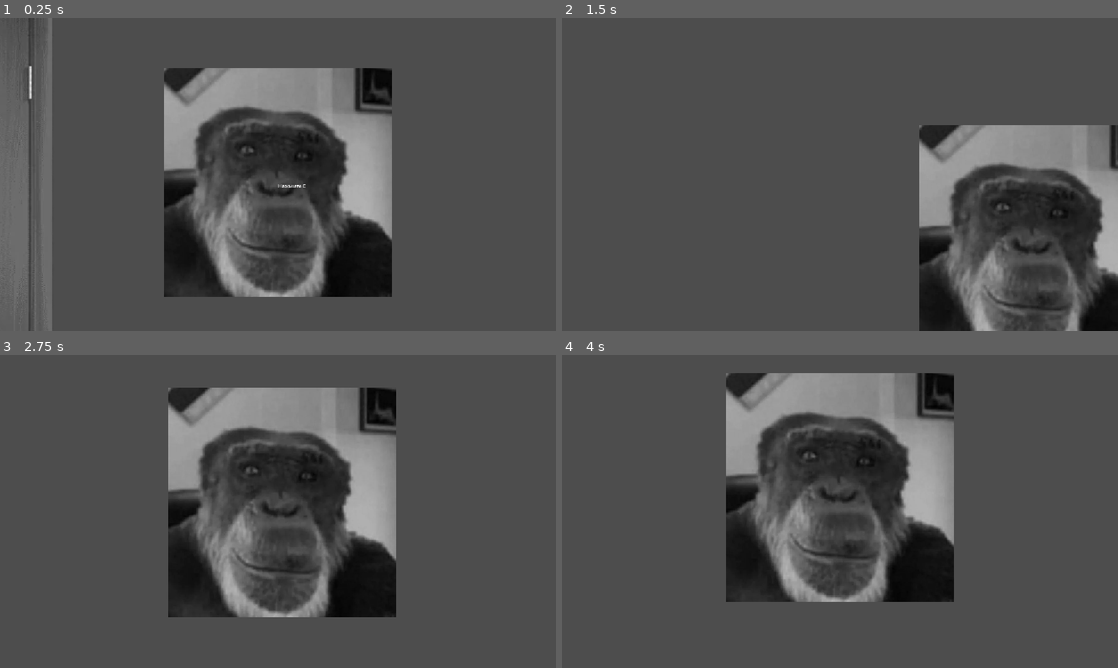
Above: before the commit, frames 1-4 (two rows, left to right).
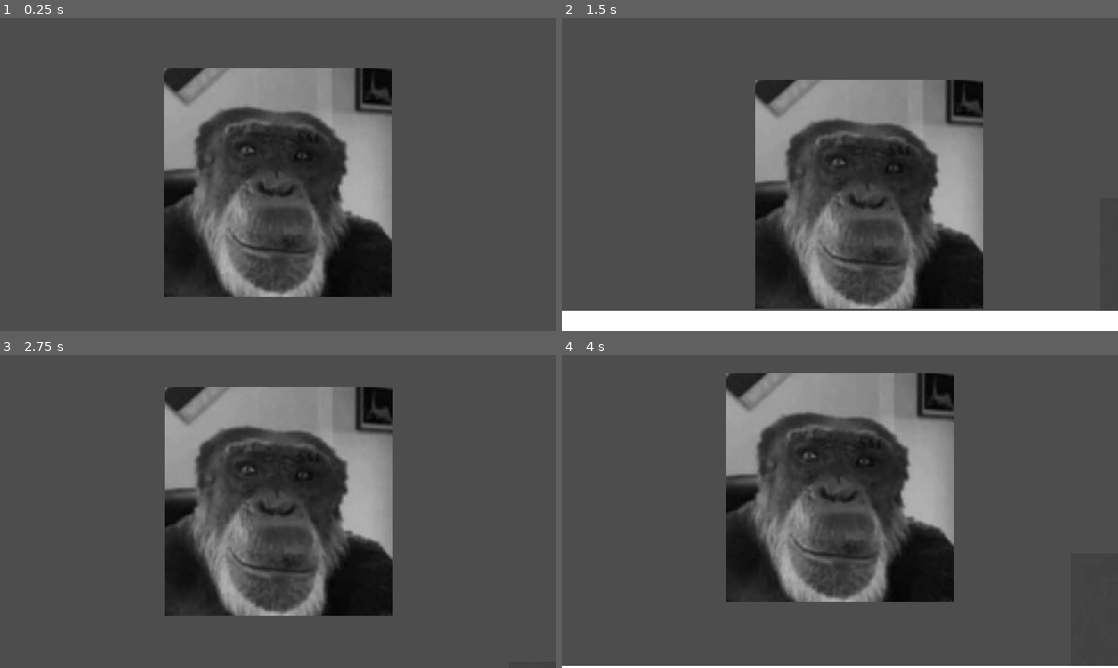
Above: after the commit, the same moments.

Repository: JustMan444/Game
Game: Godot game, scene res://scenes/улица.tscn
The game is run twice, just before and just after one commit, with the same random seed, the same clock (stepped at 60 frames per second) and the same inputs. This scene is started directly instead of the project's main scene. Sound files missing from this copy of the repository are replaced by a short silence.
Inputs (mouse positions are in pixels of both pictures, inside the frame that each line leads up to):
- Up to frame 1 (0.25 s): no input
- Up to frame 2 (1.5 s): tap Enter (ui_accept) at 0.5 s; move the mouse to (962, 158) at 0.52 s; hold D (move_right) 0.53-1.28 s; tap E (interact) at 0.6 s; click (962, 158) at 0.67 s; tap Space (jump) at 0.77 s; move the mouse to (812, 174) at 1.27 s; hold W (move_forward) from 1.28 s (still down); tap 1 at 1.35 s
- Up to frame 3 (2.75 s): keep holding W (move_forward); tap Space (jump) at 1.52 s; move the mouse to (289, 505) at 2.02 s; tap 2 at 2.1 s
- Up to frame 4 (4 s): keep holding W (move_forward); move the mouse to (834, 517) at 2.77 s; tap 3 at 2.85 s; click (834, 517) at 2.92 s; tap Space (jump) at 3.02, 3.77 s; move the mouse to (878, 514) at 3.52 s; tap C at 3.6 s

The runs differ from the first frame. In frame 1, 4.0% of the frame differs, in the area x 0-55%, y 0-100%; in frame 2, 37%, in the area x 0-100%, y 19-100%; in frame 3, 3.9%; in frame 4, 0.7%.

Commit message:
доделываю плохуй концовку
ой епта какую плохуй плохую! я не сомневался в себе хах

Diff:
--- /dev/null
+++ b/scenes/final.gd
@@ -0,0 +1,32 @@
+extends Area2D
+
+var triggered: bool = false
+
+func _ready():
+	body_entered.connect(_on_body_entered)
+
+func _on_body_entered(body: Node):
+	if body.name == "Player2D" and not triggered:
+		triggered = true
+		GlobalVars.isFinal = true
+		_start_invisible_choice()
+
+func _start_invisible_choice():
+	var player = get_tree().current_scene.find_child("Player2D", true, false)
+	if player:
+		player.set_physics_process(false)
+	Effects.fade_to()
+	Effects.flash()
+	Subtitle.show_text("What?!")
+	await Subtitle.text_finished
+	Subtitle.show_text("What did you say? Is something wrong?")
+	await Subtitle.text_finished
+	Subtitle.show_text("No, no, everything is fine.")
+	await Subtitle.text_finished
+	Subtitle.show_text("(Man, I'm being so weird right now! After such a strange day, that actually makes sense. What if I go back?!)")
+	await Subtitle.text_finished
+	Subtitle.show_text("It’s just that I really dislike weird people because of a certain incident... but whatever.")
+	await Subtitle.text_finished
+	if player:
+		player.set_physics_process(true)
+		print("теперь выбор только за игроком")
--- /dev/null
+++ b/scenes/hsghsh.gd
@@ -0,0 +1,9 @@
+extends Area2D
+
+func _ready():
+	body_entered.connect(_on_body_entered)
+
+func _on_body_entered(body: Node):
+	if body.name == "Player2D" and not GlobalVars.whyr:
+		GlobalVars.whyr = true
+		Subtitle.show_text("(Maybe I should go back to my shift? But yeah, that would be rude... and it would probably look weird if I worked two shifts in a row.)")
--- a/scenes/objects/player_2d.tscn
+++ b/scenes/objects/player_2d.tscn
@@ -11,7 +11,7 @@
 
 [node name="Player2D" type="CharacterBody2D" unique_id=186757084]
 script = ExtResource("1_itixg")
-speed = 4000.0
+speed = 600.0
 jump_velocity = -1000.0
 
 [node name="Sprite" type="Sprite2D" parent="." unique_id=1531746195]
--- a/scenes/why.gd
+++ b/scenes/why.gd
@@ -1,27 +1,71 @@
 extends Area2D
+
+# Вбей сюда в инспекторе координату X, КУДА куб должен приехать (например, 3500)
+@export var target_x: float = 3892.0
+
+# Фиксированная скорость куба (600 пикселей в секунду, как у игрока)
+@export var speed: float = 601.0
+
+var is_moving: bool = false
+var player_node: Node2D = null
 
 func _ready():
 	body_entered.connect(_on_body_entered)
+	player_node = get_tree().current_scene.find_child("Player2D", true, false)
 
 func _on_body_entered(body: Node):
 	if body.name == "Player2D" and not GlobalVars.why:
 		GlobalVars.why = true
-		ShaderManager.fade_insanity(0.1, 1.0)
-#ShaderManager.fade_desaturation(0.2,4)
-		Subtitle.show_text("Greetings, traveler. Where are you heading?")
-		await Subtitle.text_finished
-		Subtitle.show_text("Who are you?")
-		await Subtitle.text_finished
-		Subtitle.show_text("Can't you see?")
-		await Subtitle.text_finished
-		Subtitle.show_text("(Maybe because of my colorblindness I can't see him clearly... he'll think I'm completely insane.)")
-		await Subtitle.text_finished
-		Subtitle.show_text("No, no, I see you! I'm just heading home. Where are you going?")
-		await Subtitle.text_finished
-		Subtitle.show_text("I am heading home too. It looks like we're taking the same path, let's walk together.")
-		await Subtitle.text_finished
-		Subtitle.show_text("(Of course I'd rather be alone after all the fucked-up shit that happened to me today, but I'd better agree just to be polite.)")
-		await Subtitle.text_finished
-		Subtitle.show_text("Yeah, of course.")
-		await Subtitle.text_finished
-		Subtitle.show_text("(This is strange... how does he know that I'm heading home? But whatever.)")
+		_start_scene(body)
+
+func _start_scene(player: Node2D):
+	player.set_physics_process(false)
+	ShaderManager.fade_insanity(0.1, 1.0)
+
+	# Твой диалог
+	#Subtitle.show_text("Greetings, traveler. Where are you heading?")
+	#await Subtitle.text_finished
+	#Subtitle.show_text("Who are you?")
+	#await Subtitle.text_finished
+	#Subtitle.show_text("Can't you see?")
+	#await Subtitle.text_finished
+	#Subtitle.show_text("(Maybe because of my colorblindness I can't see him clearly...)")
+	#await Subtitle.text_finished
+	#Subtitle.show_text("No, no, I see you! I'm just heading home. Where are you going?")
+	#await Subtitle.text_finished
+	#Subtitle.show_text("I am heading home too. It looks like we're taking the same path, let's walk together.")
+	#await Subtitle.text_finished
+	#Subtitle.show_text("(Of course I'd rather be alone, but I'd better agree just to be polite.)")
+	#await Subtitle.text_finished
+	#Subtitle.show_text("Yeah, of course.")
+	#await Subtitle.text_finished
+	Subtitle.show_text("(This is strange... how does he know that I'm heading home? But whatever.)")
+	await Subtitle.text_finished
+
+	player.set_physics_process(true)
+
+	# ДИАЛОГ ОКОНЧЕН — ВКЛЮЧАЕМ ЛИНЕЙНЫЙ ХОД В ТОЧКУ!
+	is_moving = true
+
+func _process(delta):
+	if is_moving:
+		# === ПРОВЕРКА НА ВЫБОР ЧАЯ ===
+		# Если игрок испугался и побежал НАЗАД к будке (развернулся влево от куба)
+		if player_node and player_node.global_position.x < global_position.x:
+			print("Куб: Игрок выбрал уютный чай. Растворяюсь...")
+			_disappear()
+			return
+
+		# Плавно двигаем куб строго в сторону target_x со скоростью 600 пикселей в секунду
+		global_position.x = move_toward(global_position.x, target_x, speed * delta)
+
+		# Если доехали до конечной точки — останавливаемся
+		if global_position.x == target_x:
+			is_moving = false
+			print("Куб: Доехал до конечной точки.")
+
+func _disappear():
+	is_moving = false
+	var tween = create_tween()
+	tween.tween_property(self, "modulate:a", 0.0, 1.2)
+	tween.tween_callback(func(): queue_free())
--- a/scenes/улица.tscn
+++ b/scenes/улица.tscn
@@ -12,6 +12,8 @@
 [ext_resource type="Script" uid="uid://8dtrnxb1kbqo" path="res://scenes/АВФПП.gd" id="10_cx6qu"]
 [ext_resource type="Script" uid="uid://bs5h3node0nbw" path="res://scenes/why.gd" id="11_ltfer"]
 [ext_resource type="Texture2D" uid="uid://cs3j3ymg2u4ov" path="res://assets/images/Снимок экрана 2026-08-27 195032.png" id="12_gafxv"]
+[ext_resource type="Script" uid="uid://tiv3s50pydna" path="res://scenes/hsghsh.gd" id="13_gafxv"]
+[ext_resource type="Script" uid="uid://ew3qeq6gd5jq" path="res://scenes/final.gd" id="14_dy75b"]
 
 [sub_resource type="RectangleShape2D" id="RectangleShape2D_jrp6w"]
 size = Vector2(38736, 672)
@@ -48,11 +50,17 @@
 
 [sub_resource type="BoxMesh" id="BoxMesh_n34aw"]
 
+[sub_resource type="RectangleShape2D" id="RectangleShape2D_j3ygf"]
+size = Vector2(227, 215)
+
+[sub_resource type="RectangleShape2D" id="RectangleShape2D_rffm0"]
+size = Vector2(200, 146)
+
 [node name="Улица" type="Node2D" unique_id=435495839]
 script = ExtResource("1_wlvbu")
 
 [node name="Player2D" parent="." unique_id=186757084 instance=ExtResource("1_ilte3")]
-position = Vector2(706, -1288)
+position = Vector2(34112, -1605)
 
 [node name="StaticBody2D" type="StaticBody2D" parent="." unique_id=35323100]
 
@@ -165,3 +173,18 @@
 scale = Vector2(-370.50177, 359.5892)
 mesh = SubResource("BoxMesh_n34aw")
 texture = ExtResource("12_gafxv")
+
+[node name="Area2D5" type="Area2D" parent="." unique_id=1310241731]
+position = Vector2(37392, -776)
+script = ExtResource("13_gafxv")
+
+[node name="CollisionShape2D" type="CollisionShape2D" parent="Area2D5" unique_id=1312483604]
+position = Vector2(103.5, 4.5)
+shape = SubResource("RectangleShape2D_j3ygf")
+
+[node name="Area2D6" type="Area2D" parent="." unique_id=1802667246]
+script = ExtResource("14_dy75b")
+
+[node name="CollisionShape2D" type="CollisionShape2D" parent="Area2D6" unique_id=1424595799]
+position = Vector2(38948, -734)
+shape = SubResource("RectangleShape2D_rffm0")
--- a/scripts/Global_Vars.gd
+++ b/scripts/Global_Vars.gd
@@ -16,3 +16,5 @@
 var bug_portal_used: bool = false # Был ли уже использован портал безумия
 var bug_portal_used1: bool = false
 var why: bool = false
+var whyr: bool = false
+var isFinal: bool = false
Binary file added: assets/images/изображение-Photoroom.png
Not shown, added: assets/images/изображение-Photoroom.png.import
Not shown, added: scenes/final.gd.uid
Not shown, added: scenes/hsghsh.gd.uid
